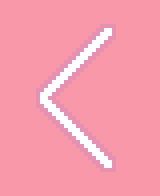
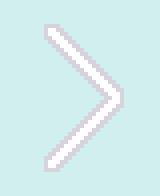
Before/after of a w=160, h=196 layered artwork. What changed in the layer stack:
painted on "Layer 0 copy" over [0, 0, 160, 196]
